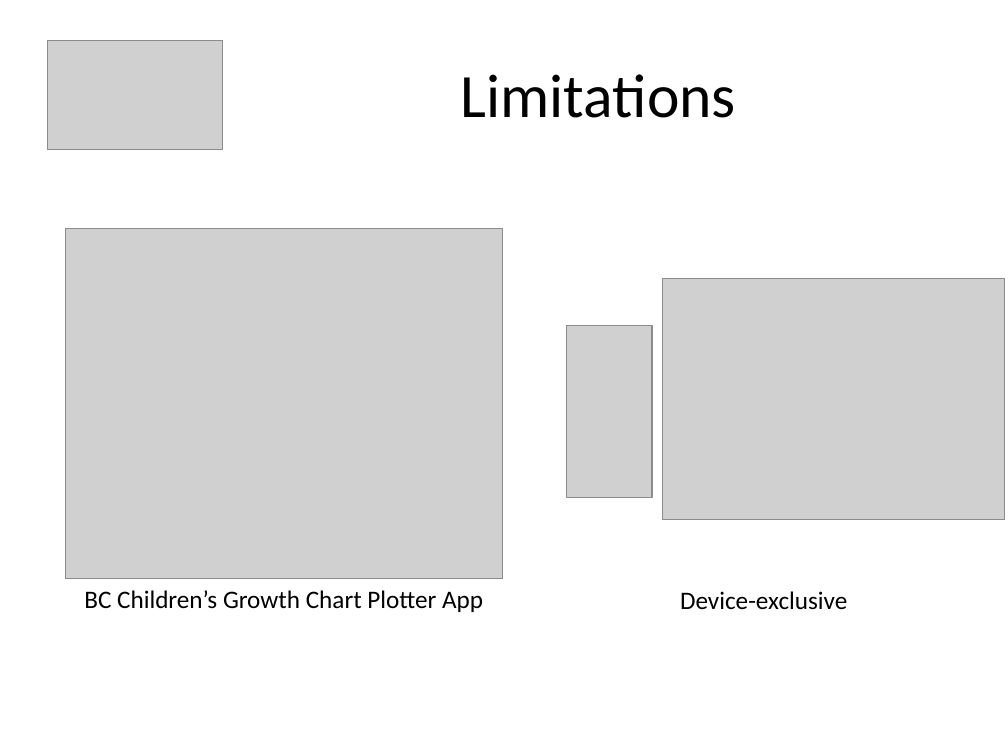
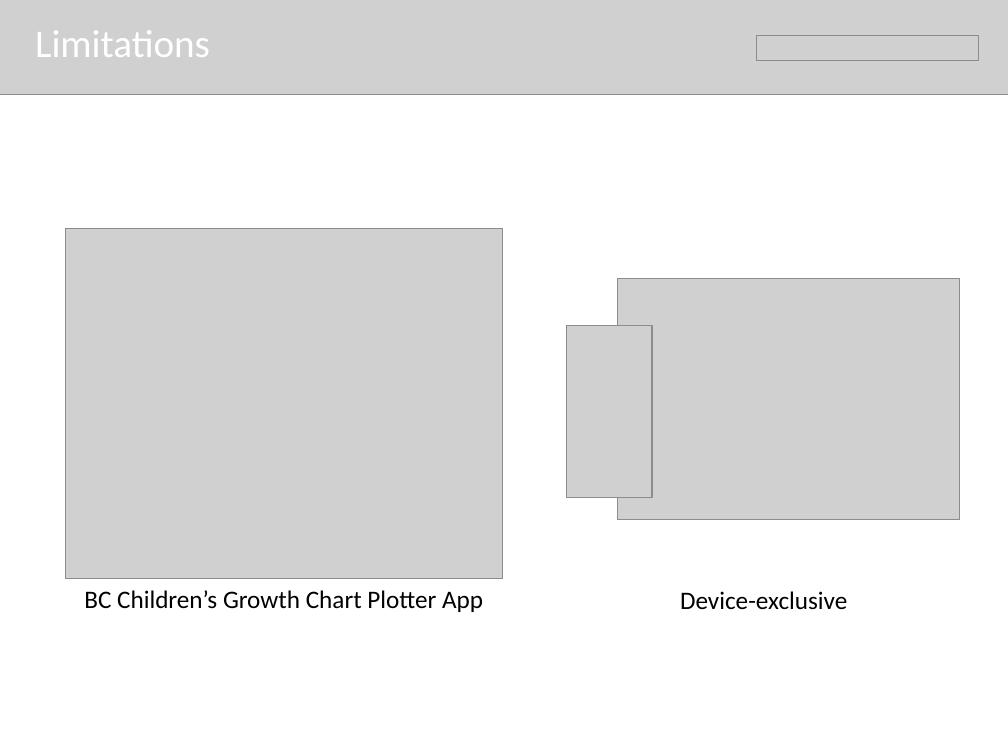
Before and after one commit to amanji/growthplot, a slide deck: slide 6 of PowerPoint Presentation/GrowthPlot_Presentation.pptx. Drawn at 1008x756 pixels with LibreOffice and Linux fonts; fonts in the diff are those of the drawing; grey boxes stand for pictures. Boxes give left, top, right and bottom in pixels: in the first picture for what was removed or moved away, otherwise in the second. Text is boxed around its words. In the diff, an @@ line names an element or a change of style, - is before the commit and + after.

```diff
--- a/PowerPoint Presentation/GrowthPlot_Presentation.pptx
+++ b/PowerPoint Presentation/GrowthPlot_Presentation.pptx
@@ picture added at [0, 0, 1008, 95] @@
@@ text "Limitations": place and size @@
-text "Limitations" at [461, 74, 736, 118]
+text "Limitations" at [35, 30, 210, 57]
@@ text "Limitations" at [35, 30, 210, 57]: size 44 to 28 pt, text colour #000000 to #FFFFFF; alignment centre to left @@
@@ picture removed at [47, 40, 222, 149] @@
@@ picture added at [757, 35, 979, 59] @@
@@ picture: place and size @@
-picture at [663, 278, 1005, 520]
+picture at [618, 278, 960, 520]
```
Also in this commit, not shown: 11 other slides changed, 1 slide added, 1 slide removed, 1 other file.
